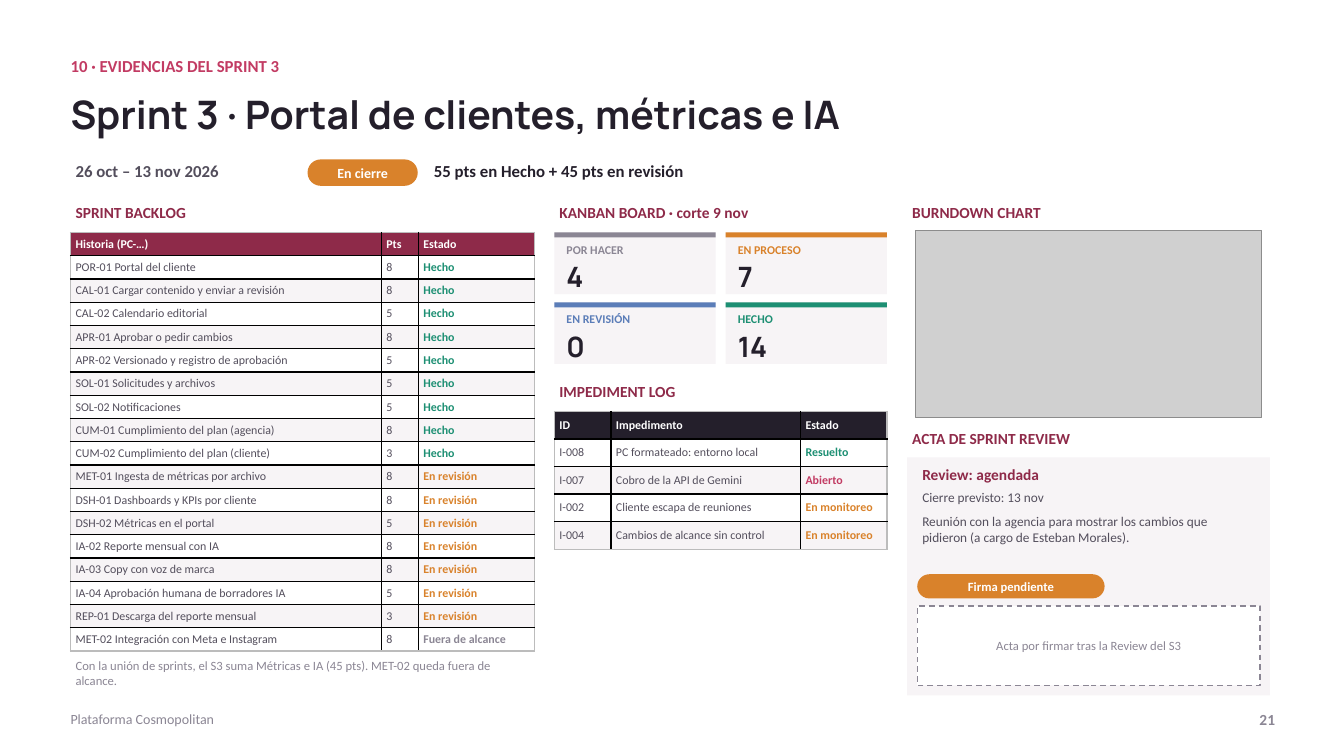
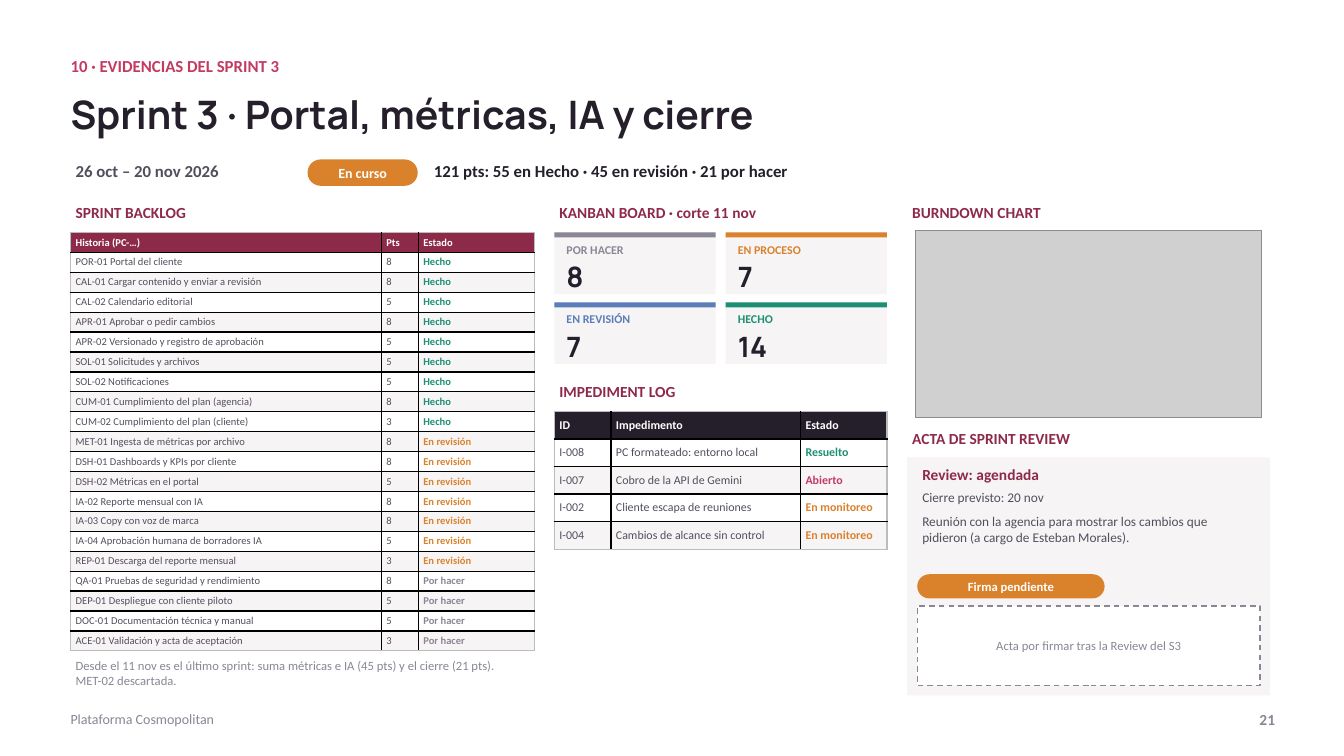
Before and after one commit to ChristianCuadra/capstone, a slide deck: slide 21 of Fase 2/Evidencias Proyecto/Presentación Proyecto.pptx. Drawn at 1344x756 pixels with LibreOffice and Linux fonts; fonts in the diff are those of the drawing; grey boxes stand for pictures. Boxes give left, top, right and bottom in pixels: in the first picture for what was removed or moved away, otherwise in the second. Text is boxed around its words. In the diff, an @@ line names an element or a change of style, - is before the commit and + after.

Commit message:
Proyecto en 4 sprints: el Sprint 3 es el último (26 oct al 20 nov, 121 pts) y absorbe métricas e IA y el cierre; PC-MET-02 descartada

```diff
--- a/Fase 2/Evidencias Proyecto/Presentación Proyecto.pptx
+++ b/Fase 2/Evidencias Proyecto/Presentación Proyecto.pptx
@@ text at (71,97,753,139): text changed @@
-Sprint 3 · Portal de clientes, métricas e IA
+Sprint 3 · Portal, métricas, IA y cierre
@@ text at (76,165,219,177): text changed @@
-26 oct – 13 nov 2026
+26 oct – 20 nov 2026
@@ text in rounded rectangle at (338,169,387,178): text changed @@
-En cierre
+En curso
@@ text at (434,165,788,180): text changed @@
-55 pts en Hecho + 45 pts en revisión
+121 pts: 55 en Hecho · 45 en revisión · 21 por hacer
@@ text at (559,208,756,218): text changed @@
-KANBAN BOARD · corte 9 nov
+KANBAN BOARD · corte 11 nov
@@ table at (71,233,534,652) @@
-row 18: MET-02 Integración con Meta e Instagram | 8 | Fuera de alcance
+row 18: QA-01 Pruebas de seguridad y rendimiento | 8 | Por hacer
+row 19: DEP-01 Despliegue con cliente piloto | 5 | Por hacer
+row 20: DOC-01 Documentación técnica y manual | 5 | Por hacer
+row 21: ACE-01 Validación y acta de aceptación | 3 | Por hacer
@@ text at (566,266,583,288): text changed @@
-4
+8
@@ text at (566,337,581,357): text changed @@
-0
+7
@@ text at (922,493,1044,504): text changed @@
-Cierre previsto: 13 nov
+Cierre previsto: 20 nov
@@ text at (76,661,494,685): text changed @@
-Con la unión de sprints, el S3 suma Métricas e IA (45 pts). MET-02 queda fuera de alcance.
+Desde el 11 nov es el último sprint: suma métricas e IA (45 pts) y el cierre (21 pts). MET-02 descartada.
```
Also in this commit, not shown: 4 other slides changed, 10 other files.
